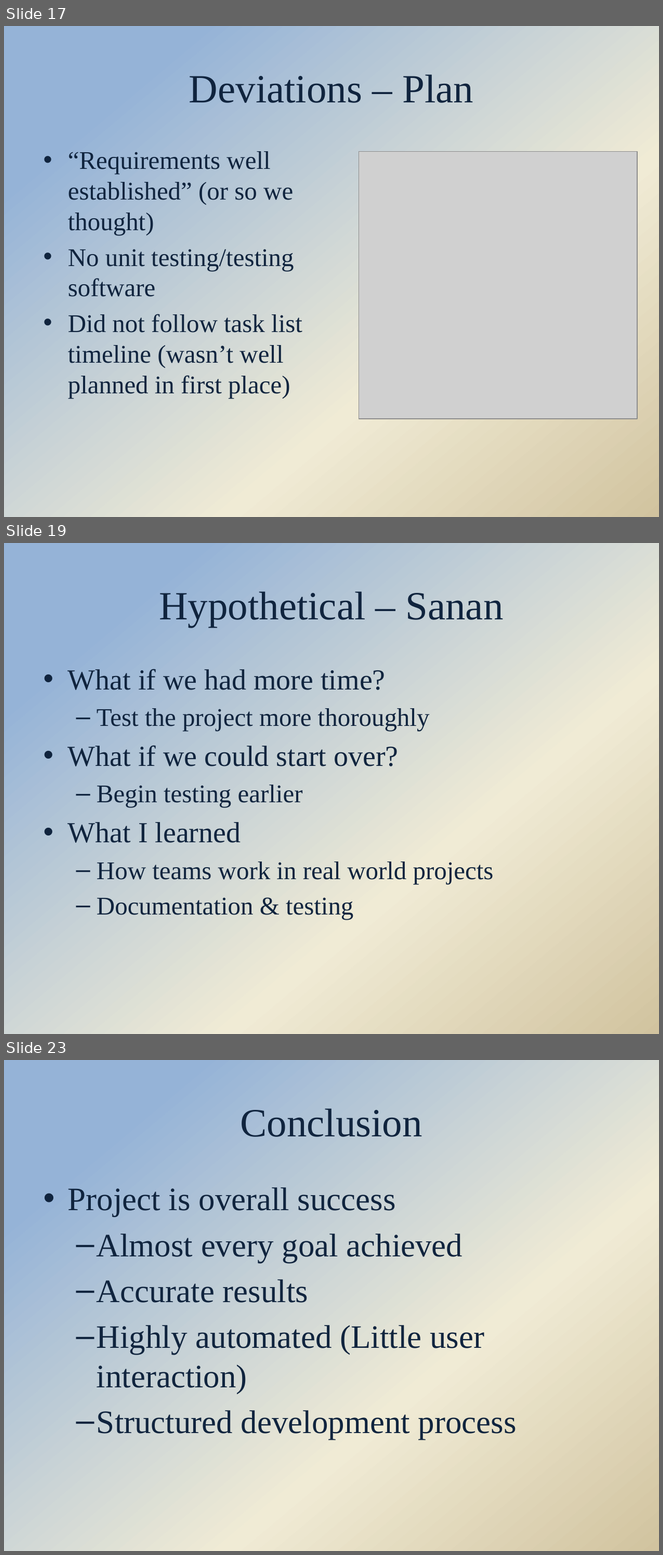
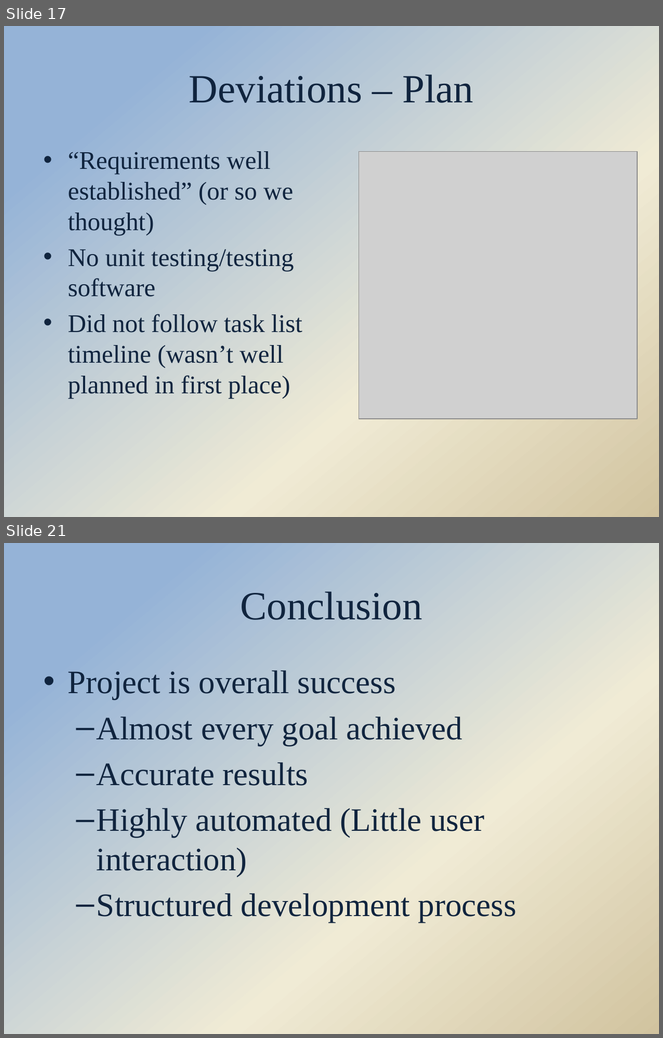
Before and after one commit to Hdtran89/ImageProcessing, a slide deck: A Team Documents/Final presentation.pptx. Shown one above the other, each under a label of ours: slides 17, 19 and 23 before the commit, slides 17 and 21 after it; the slides between them are not shown. The pictures are 663x1555 and 663x1038 pixels, drawn with LibreOffice and Linux fonts; fonts in the diff are those of the drawing; grey boxes stand for pictures; background and template pictures are left out. Boxes give left, top, right and bottom in pixels: in the first picture for what was removed or moved away, otherwise in the second. Text is boxed around its words. In the diff, an @@ line names an element or a change of style, - is before the commit and + after.

Commit message:
Updated Final Presentation to what we showed

```diff
--- a/A Team Documents/Final presentation.pptx
+++ b/A Team Documents/Final presentation.pptx
@@ slide 19 removed at box(4, 543, 659, 1034), background gradient #95B3D7 to #F0EBD5 to #D1C39F @@
@@ title removed at box(159, 591, 504, 627) @@
-Hypothetical – Sanan
@@ text removed at box(68, 669, 494, 920) @@
-• What if we had more time?
-  – Test the project more thoroughly
-• What if we could start over?
-  – Begin testing earlier
-• What I learned
-  – How teams work in real world projects
-  – Documentation & testing
@@ what was slide 23 is now slide 21 @@
```
Also in this commit, not shown: 7 slides changed, 1 other slide removed, 4 other files.
